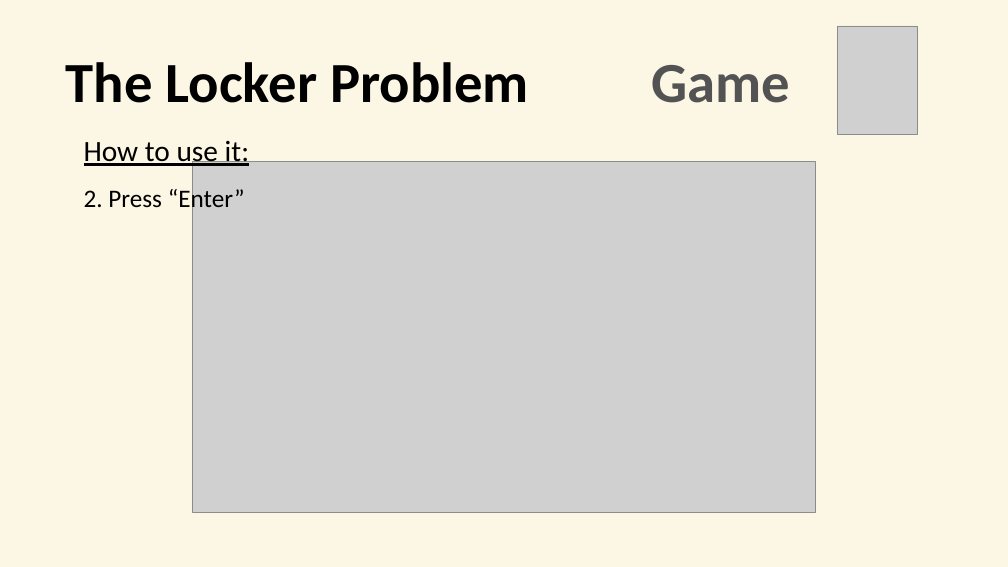
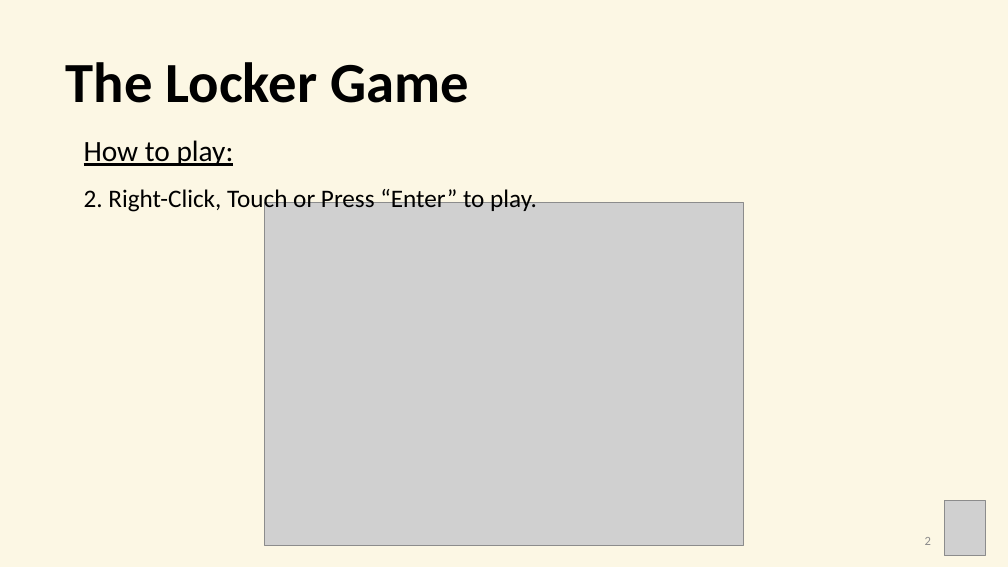
Before and after one commit to ERiRodz/LockerGame_web, a slide deck: slide 3 of _media/TheLockerGame_howToPay.pptx. Drawn at 1008x567 pixels with LibreOffice and Linux fonts; fonts in the diff are those of the drawing; grey boxes stand for pictures. Boxes give left, top, right and bottom in pixels: in the first picture for what was removed or moved away, otherwise in the second. Text is boxed around its words. In the diff, an @@ line names an element or a change of style, - is before the commit and + after.

```diff
--- a/_media/TheLockerGame_howToPay.pptx
+++ b/_media/TheLockerGame_howToPay.pptx
@@ text at [66,62,469,103]: text changed @@
-The Locker Problem
+The Locker Game
@@ text removed at [652,65,791,103] @@
-Game
@@ text at [84,140,537,213]: text changed @@
-How to use it:
-2. Press “Enter”
+How to play:
+2. Right-Click, Touch or Press “Enter” to play.
@@ picture: place and size @@
-picture at [192,162,815,513]
+picture at [265,203,744,546]
@@ picture: place and size @@
-picture at [837,26,917,134]
+picture at [944,501,985,556]
@@ text added at [925,537,931,545], 12 pt, text #8C8C8C @@
+2
```
Also in this commit, not shown: 3 other slides changed, 4 slides added, 1 slide removed, 5 other files.
